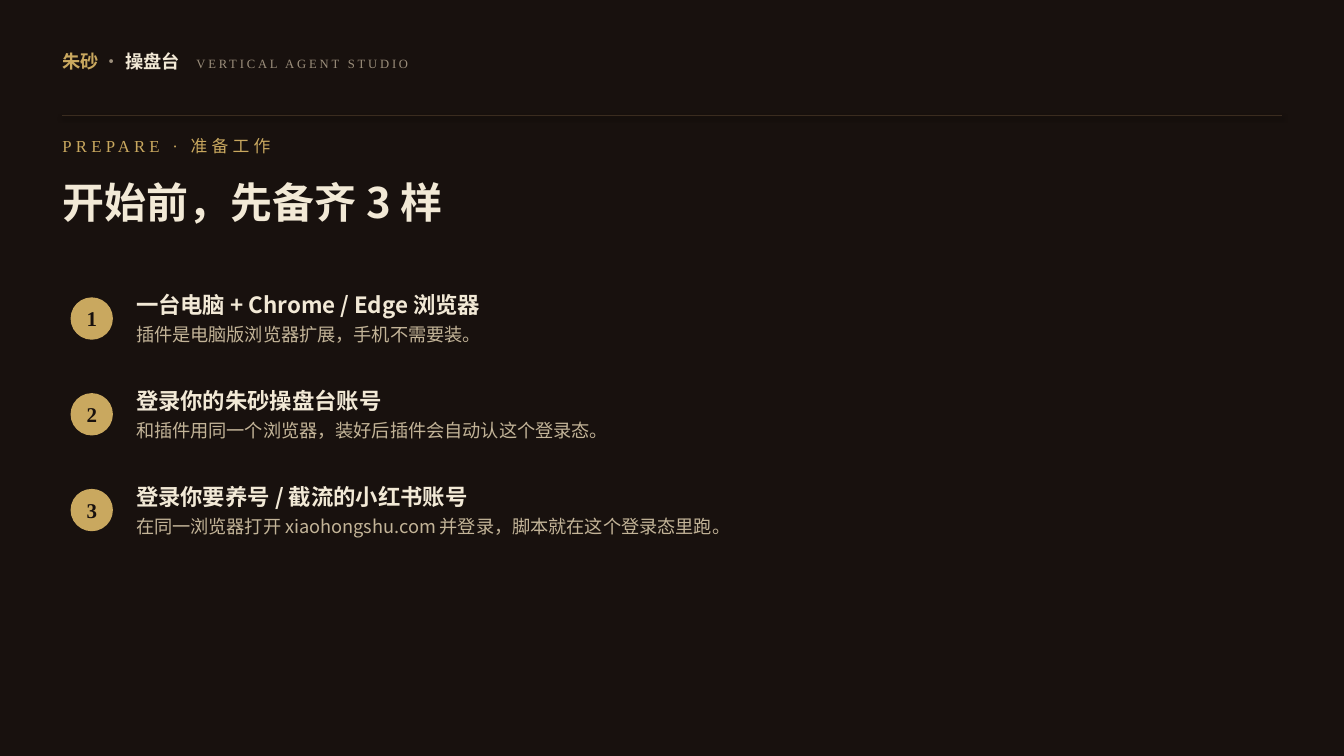
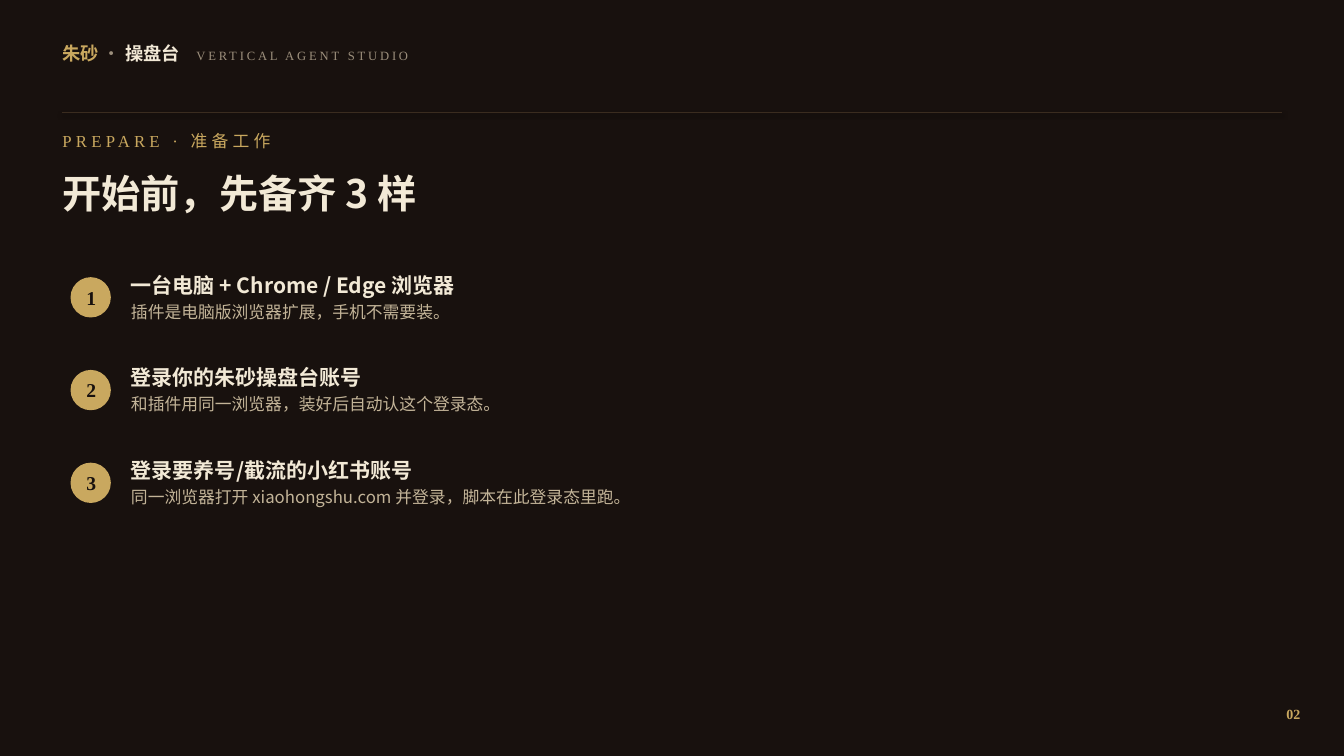
Before and after one commit to yonglin22/xhsneirongshengcheng, a slide deck: slide 3 of downloads/朱砂助手插件安装教程.pptx. Drawn at 1344x756 pixels with LibreOffice and Linux fonts; fonts in the diff are those of the drawing. Boxes give left, top, right and bottom in pixels: in the first picture for what was removed or moved away, otherwise in the second. Text is boxed around its words. In the diff, an @@ line names an element or a change of style, - is before the commit and + after.

```diff
--- a/downloads/朱砂助手插件安装教程.pptx
+++ b/downloads/朱砂助手插件安装教程.pptx
@@ text "朱砂 · 操盘台 VERTICAL AGENT ...": place and size @@
-text "朱砂 · 操盘台 VERTICAL AGENT ..." at (62,52,179,70)
+text "朱砂 · 操盘台 VERTICAL AGENT ..." at (62,44,179,62)
@@ elbow line moved from (63, 116) - (1282, 116) to (63, 113) - (1282, 113) @@
@@ text "PREPARE · 准备工作": place and size @@
-text "PREPARE · 准备工作" at (191,138,271,154)
+text "PREPARE · 准备工作" at (191,133,271,149)
@@ text "开始前，先备齐 3 样": place and size @@
-text "开始前，先备齐 3 样" at (62,182,442,224)
+text "开始前，先备齐 3 样" at (62,174,416,213)
@@ text "开始前，先备齐 3 样" at (62,174,416,213): size 30 to 28 pt @@
@@ ellipse "1": place and size @@
-ellipse "1" at (71,297,113,340)
+ellipse "1" at (71,277,111,318)
@@ text "一台电脑 + Chrome / Edge ...": place and size @@
-text "一台电脑 + Chrome / Edge ..." at (136,294,481,343)
+text "一台电脑 + Chrome / Edge ..." at (131,275,455,320)
@@ text "一台电脑 + Chrome / Edge ..." at (131,275,455,320): size 16 to 15 pt in "一台电脑 + Chrome / Edge 浏览器"; size 13 to 12 pt in "插件是电脑版浏览器扩展，手机不需要装。"; line spacing 1.25 to 1.2 @@
@@ ellipse "2": place and size @@
-ellipse "2" at (71,393,113,436)
+ellipse "2" at (71,370,111,410)
@@ text at (131,367,362,387): size 16 to 15 pt in "登录你的朱砂操盘台账号" @@
@@ text "登录你的朱砂操盘台账号": place and size @@
-text "登录你的朱砂操盘台账号" at (136,390,608,439)
+text "登录你的朱砂操盘台账号" at (131,367,500,412)
@@ text at (131,396,500,412): text changed; size 13 to 12 pt @@
-和插件用同一个浏览器，装好后插件会自动认这个登录态。
+和插件用同一浏览器，装好后自动认这个登录态。
@@ size 15 to 14 pt in 3 elements at (71,277,111,318), (71,370,111,410), (71,463,111,503) @@
@@ ellipse "3": place and size @@
-ellipse "3" at (71,489,113,531)
+ellipse "3" at (71,463,111,503)
@@ text at (131,460,630,507): text changed; size 13 to 12 pt @@
-登录你要养号 / 截流的小红书账号
-在同一浏览器打开 xiaohongshu.com 并登录，脚本就在这个登录态里跑。
+登录要养号/截流的小红书账号
+同一浏览器打开 xiaohongshu.com 并登录，脚本在此登录态里跑。
@@ text added at (1286,709,1300,719), 10 pt, text #C9A85F, bold @@
+02
```
Also in this commit, not shown: 11 other slides changed, 1 slide added, 24 other files.
